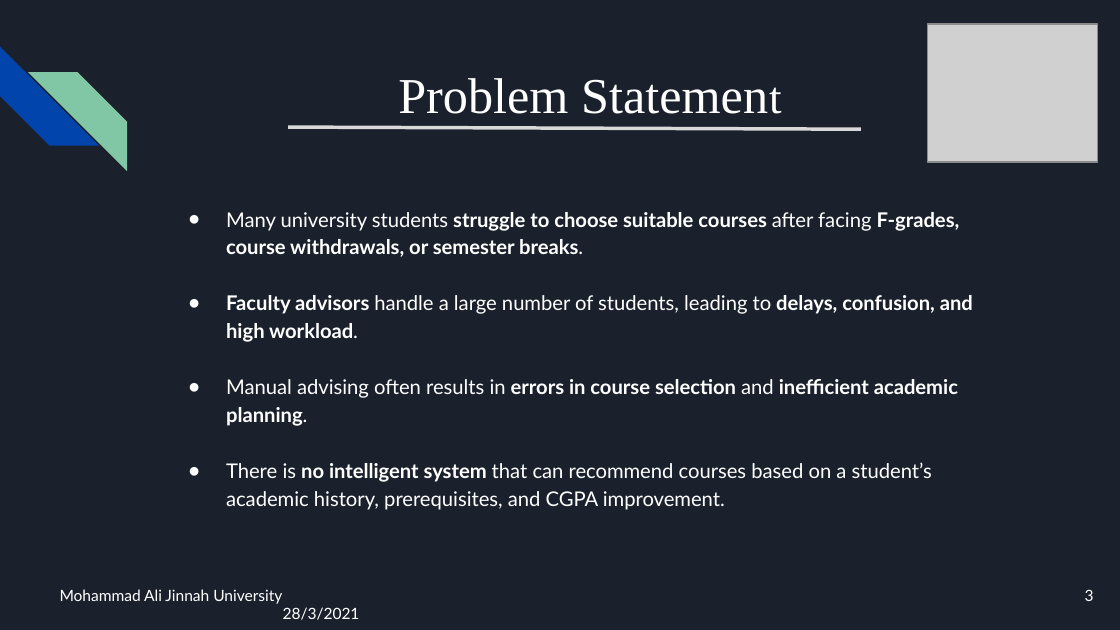
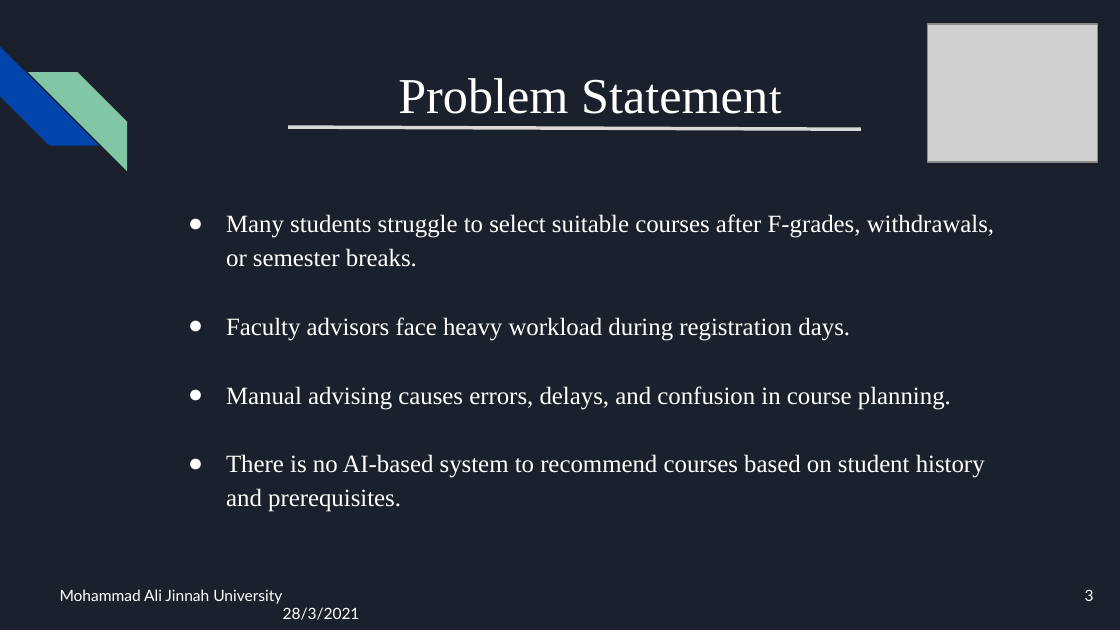
Before and after one commit to Ali-Razaaaaa/ADVISIFY-FYP, a slide deck: slide 3 of advisify (1).pptx. Drawn at 1120x630 pixels with LibreOffice and Linux fonts; fonts in the diff are those of the drawing; grey boxes stand for pictures. Boxes give left, top, right and bottom in pixels: in the first picture for what was removed or moved away, otherwise in the second. Text is boxed around its words. In the diff, an @@ line names an element or a change of style, - is before the commit and + after.

```diff
--- a/advisify (1).pptx
+++ b/advisify (1).pptx
@@ text at (226, 214, 994, 512): text changed; size 13 to 16 pt; font Lato to Times New Roman @@
-● Many university students struggle to choose suitable courses after facing F-grades, course withdrawals, or semester breaks.
-● Faculty advisors handle a large number of students, leading to delays, confusion, and high workload.
-● Manual advising often results in errors in course selection and inefficient academic planning.
-● There is no intelligent system that can recommend courses based on a student’s academic history, prerequisites, and CGPA improvement.
+● Many students struggle to select suitable courses after F-grades, withdrawals, or semester breaks.
+● Faculty advisors face heavy workload during registration days.
+● Manual advising causes errors, delays, and confusion in course planning.
+● There is no AI-based system to recommend courses based on student history and prerequisites.
```
Also in this commit, not shown: 6 other slides changed, 1 slide added, 7 other files.
